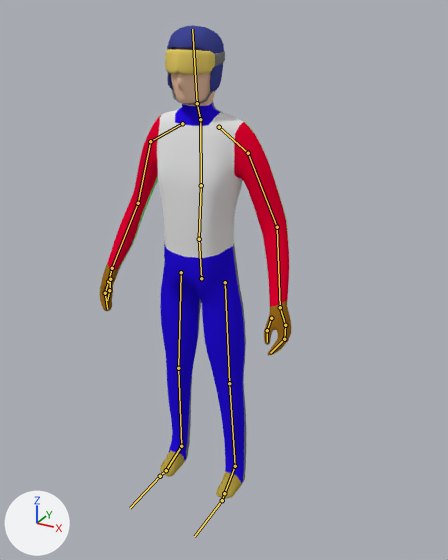
The Blender file Assets/Models/Characters/jumper.blend: old version first, new version second.
One viewpoint serves both versions: a 50 mm camera at (1.033, -1.704, 1.732) aimed at (0.096, -0.001, 0.88). Lighting does not change. The marker at lower left points along +X, +Y and +Z. The bones that bend it are drawn over the model as lines.

Names of what the first picture shows: 'Cube', 'Goggles', 'Helmet'.
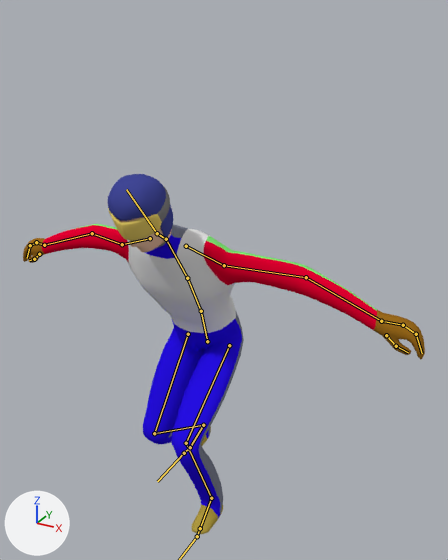
The newer file adds an action. The first version stands in its rest pose; the second is drawn at frame 1 of the action 'TelemarkToPassing'.

Diff of the bpy script that builds the scene:
```diff
--- a/Assets/Models/Characters/jumper.blend.py
+++ b/Assets/Models/Characters/jumper.blend.py
@@ bone_hips @@
 bone_hips = bpy.data.objects['Armature'].pose.bones['Hips']
-bone_hips.location = (0.0, 0.0, 0.0)
-bone_hips.rotation_quaternion = (1.0, 0.0, 0.0, 0.0)  # degrees (0, 0, 0)
+bone_hips.location = (0.0, -0.272, -0.016)
+bone_hips.rotation_quaternion = (0.995, 0.104, 0.0, 0.0)  # degrees (12, 0, 0)
@@ bone_spine @@
 bone_spine = bpy.data.objects['Armature'].pose.bones['Spine']  # child of 'Hips'
-bone_spine.rotation_quaternion = (1.0, 0.0, 0.0, 0.0)  # degrees (0, 0, 0)
+bone_spine.rotation_quaternion = (0.981, 0.192, 0.0, 0.0)  # degrees (22, 0, 0)
@@ bone_shoulder_l @@
 bone_shoulder_l = bpy.data.objects['Armature'].pose.bones['Shoulder.L']  # child of 'Chest'
-bone_shoulder_l.rotation_quaternion = (1.0, 0.0, 0.0, 0.0)  # degrees (0, 0, 0)
+bone_shoulder_l.rotation_quaternion = (0.996, -0.022, 0.001, 0.089)  # degrees (-2, 0, 10)
@@ bone_upper_arm_l @@
 bone_upper_arm_l = bpy.data.objects['Armature'].pose.bones['Upper Arm.L']  # child of 'Shoulder.L'
-bone_upper_arm_l.rotation_quaternion = (1.0, 0.0, 0.0, 0.0)  # degrees (0, 0, 0)
+bone_upper_arm_l.rotation_quaternion = (0.94, -0.034, -0.127, 0.314)  # degrees (-8, -13, 38)
@@ bone_lower_arm_l @@
 bone_lower_arm_l = bpy.data.objects['Armature'].pose.bones['Lower Arm.L']  # child of 'Upper Arm.L'
-bone_lower_arm_l.rotation_quaternion = (1.0, 0.0, 0.0, 0.0)  # degrees (0, 0, 0)
+bone_lower_arm_l.rotation_quaternion = (0.998, -0.004, 0.007, 0.059)  # degrees (0, 1, 7)
@@ bone_shoulder_r @@
 bone_shoulder_r = bpy.data.objects['Armature'].pose.bones['Shoulder.R']  # child of 'Chest'
-bone_shoulder_r.rotation_quaternion = (1.0, 0.0, 0.0, 0.0)  # degrees (0, 0, 0)
+bone_shoulder_r.rotation_quaternion = (0.996, -0.022, -0.001, -0.089)  # degrees (-2, 0, -10)
@@ bone_upper_arm_r @@
 bone_upper_arm_r = bpy.data.objects['Armature'].pose.bones['Upper Arm.R']  # child of 'Shoulder.R'
-bone_upper_arm_r.rotation_quaternion = (1.0, 0.0, 0.0, 0.0)  # degrees (0, 0, 0)
+bone_upper_arm_r.rotation_quaternion = (0.94, -0.034, 0.127, -0.314)  # degrees (-8, 13, -38)
@@ bone_lower_arm_r @@
 bone_lower_arm_r = bpy.data.objects['Armature'].pose.bones['Lower Arm.R']  # child of 'Upper Arm.R'
-bone_lower_arm_r.rotation_quaternion = (1.0, 0.0, 0.0, 0.0)  # degrees (0, 0, 0)
+bone_lower_arm_r.rotation_quaternion = (0.998, -0.004, -0.007, -0.059)  # degrees (0, -1, -7)
@@ bone_pole_target_l @@
 bone_pole_target_l = bpy.data.objects['Armature'].pose.bones['Pole Target.L']
-bone_pole_target_l.location = (0.0, 0.0, 0.0)
+bone_pole_target_l.location = (0.228, 0.46, 0.003)
@@ bone_leg_ik_l @@
 bone_leg_ik_l = bpy.data.objects['Armature'].pose.bones['Leg IK.L']
-bone_leg_ik_l.location = (0.0, 0.0, 0.0)
+bone_leg_ik_l.location = (0.0, -0.184, -0.022)
@@ bone_pole_target_r @@
 bone_pole_target_r = bpy.data.objects['Armature'].pose.bones['Pole Target.R']
-bone_pole_target_r.location = (0.0, 0.0, 0.0)
+bone_pole_target_r.location = (-0.228, 0.46, 0.003)
@@ bone_leg_ik_r @@
 bone_leg_ik_r = bpy.data.objects['Armature'].pose.bones['Leg IK.R']
-bone_leg_ik_r.location = (0.0, 0.0, 0.0)
+bone_leg_ik_r.location = (0.0, 0.182, -0.006)
```

Boxes [x1, y1, x2, y2] around the edits, measured in the pictures (448 x 560 px):
'Cube', posed (110% wider, 30% shorter)
    before: [100, 48, 291, 499]
    after: [23, 217, 425, 534]
'Helmet', posed (14% wider, 7% shorter)
    before: [167, 26, 224, 105]
    after: [108, 174, 173, 247]
'Goggles', posed (104% taller)
    before: [165, 49, 225, 75]
    after: [108, 187, 170, 241]
bone 'Hips', root to tip
    before: (201, 278) to (199, 239)
    after: (207, 341) to (201, 311)
bone 'Spine', root to tip
    before: (199, 239) to (201, 185)
    after: (201, 311) to (187, 278)
bone 'Shoulder.L', root to tip
    before: (219, 127) to (248, 153)
    after: (186, 246) to (224, 265)
bone 'Upper Arm.L', root to tip
    before: (248, 153) to (277, 227)
    after: (224, 265) to (306, 277)
bone 'Lower Arm.L', root to tip
    before: (277, 227) to (280, 307)
    after: (306, 277) to (381, 321)
bone 'Shoulder.R', root to tip
    before: (182, 123) to (150, 141)
    after: (150, 238) to (122, 244)
bone 'Upper Arm.R', root to tip
    before: (150, 141) to (138, 203)
    after: (122, 244) to (92, 233)
bone 'Lower Arm.R', root to tip
    before: (138, 203) to (112, 268)
    after: (92, 233) to (44, 245)
